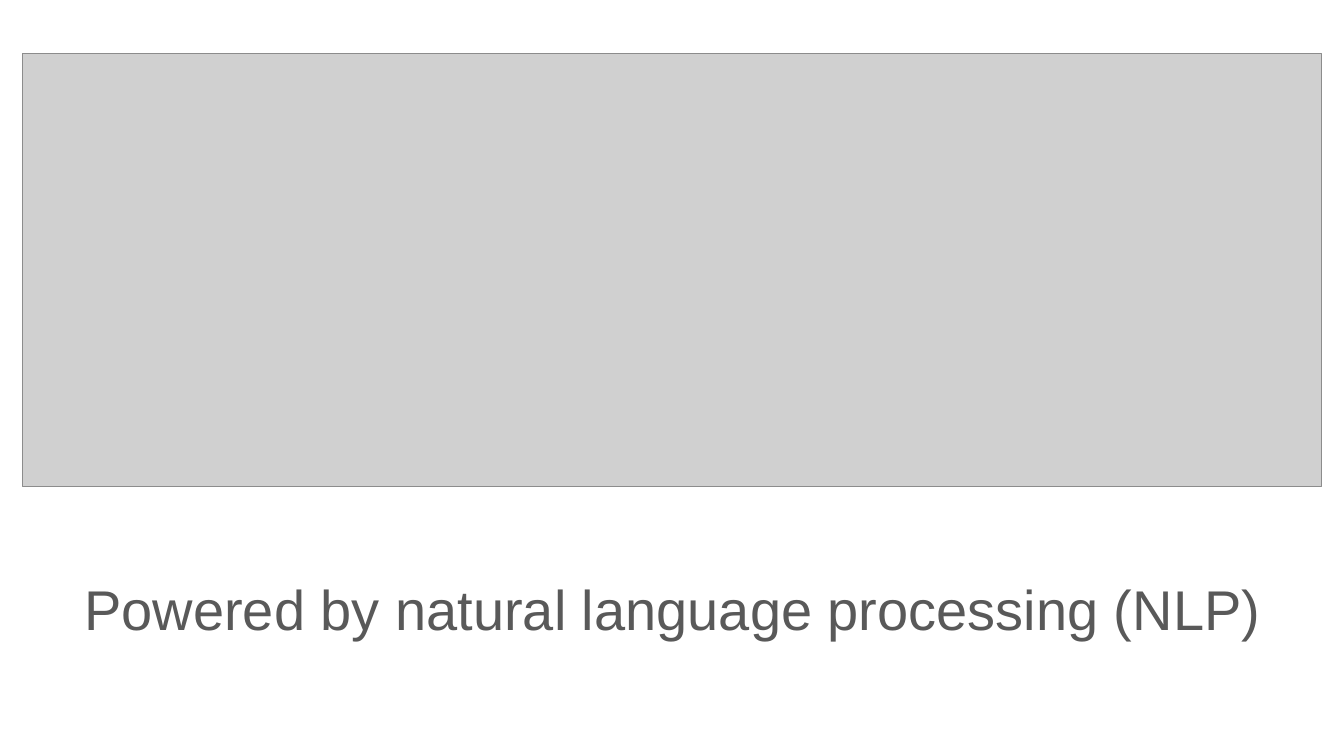
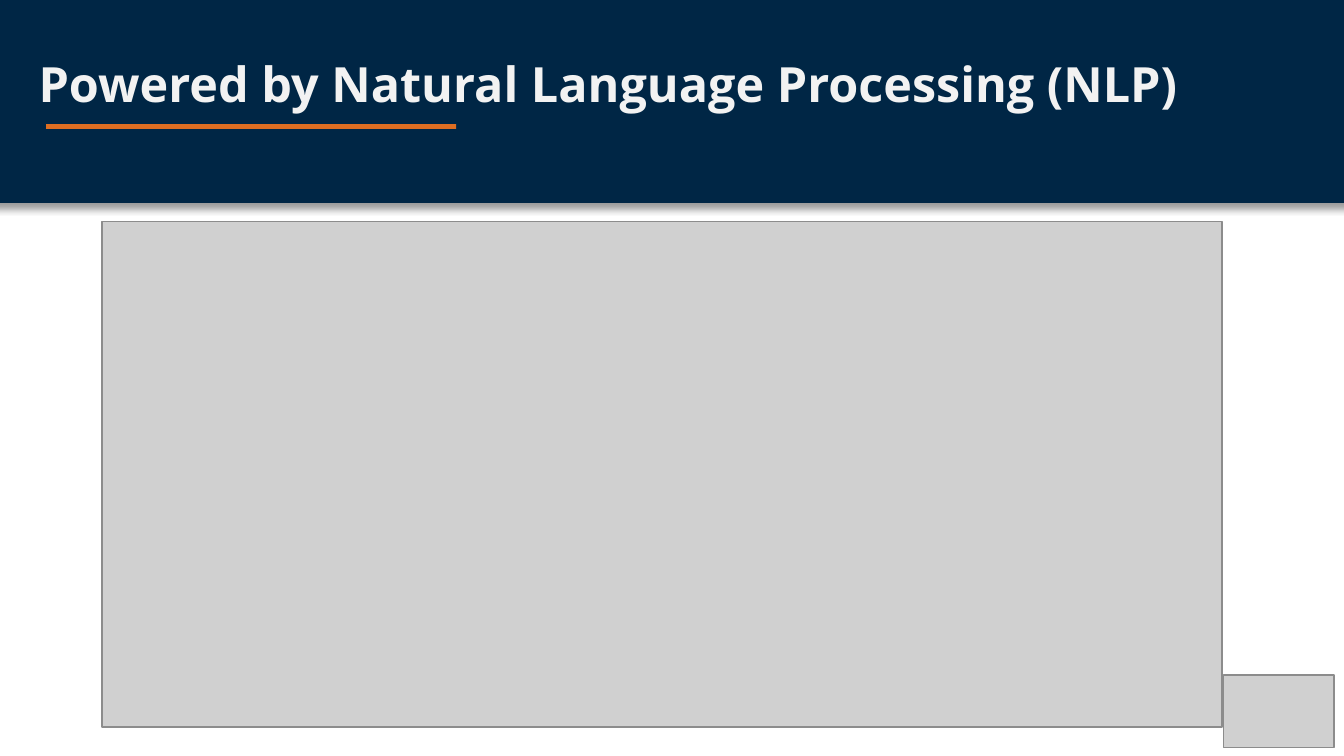
Before and after one commit to vbloise3/awsCert, a slide deck: slide 3 of public/Exam Notes/Comprehend Video Deck.pptx. Drawn at 1344x756 pixels with LibreOffice and Linux fonts; fonts in the diff are those of the drawing; grey boxes stand for pictures. Boxes give left, top, right and bottom in pixels: in the first picture for what was removed or moved away, otherwise in the second. Text is boxed around its words. In the diff, an @@ line names an element or a change of style, - is before the commit and + after.

```diff
--- a/public/Exam Notes/Comprehend Video Deck.pptx
+++ b/public/Exam Notes/Comprehend Video Deck.pptx
@@ rectangle added at box(0, 0, 1344, 203), fill #002645 @@
@@ picture removed at box(23, 54, 1322, 487) @@
@@ text at box(39, 65, 1177, 114): text changed; size 30 to 26 pt; font Arial to Open Sans; text colour #595959 to #F2F2F2; bold on @@
-Powered by natural language processing (NLP)
+Powered by Natural Language Processing (NLP)
@@ rectangle added at box(46, 124, 456, 129), fill #DE6E22 @@
@@ picture added at box(102, 222, 1222, 727) @@
@@ picture added at box(1223, 675, 1333, 747) @@
```
Also in this commit, not shown: 3 other slides changed, 5 slides added, 4 slides removed, 2 other files.
